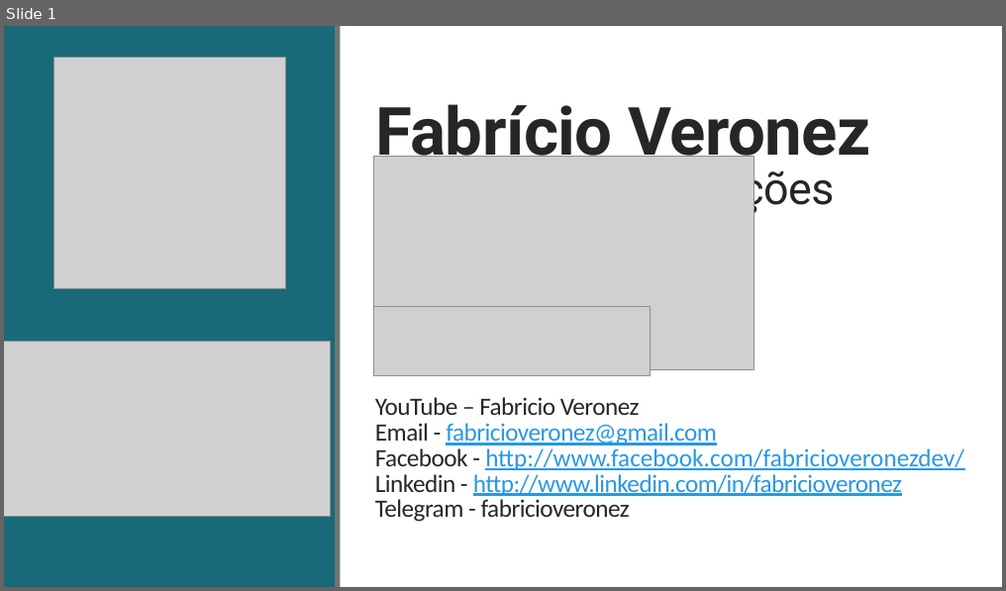
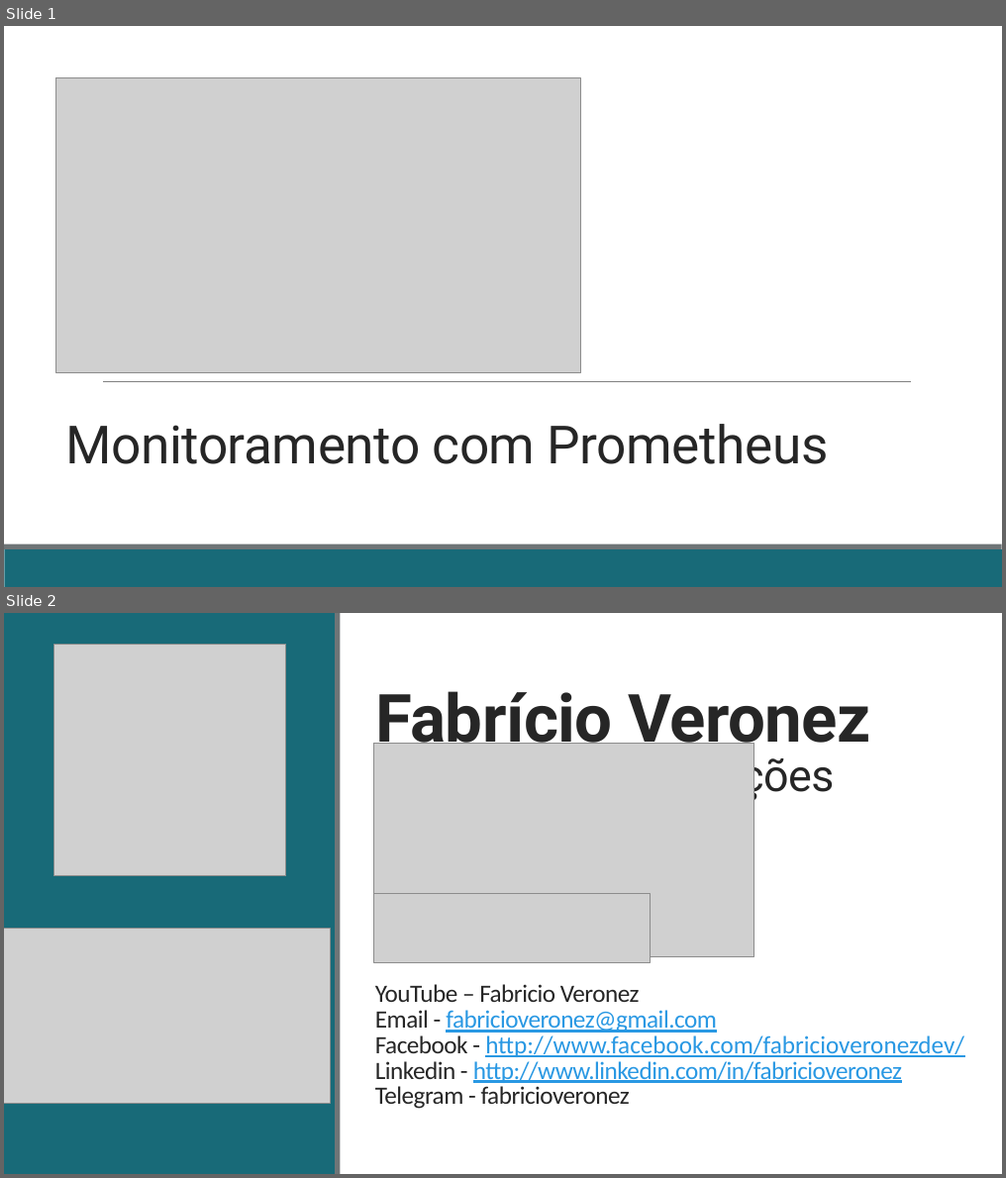
Before and after one commit to fabricioveronez/ApresentacaoPrometheus, a slide deck: docs/Prometheus.pptx. Shown one above the other, each under a label of ours: slide 1 before the commit, slides 1 and 2 after it. The pictures are 1006x591 and 1006x1178 pixels, drawn with LibreOffice and Linux fonts; fonts in the diff are those of the drawing; grey boxes stand for pictures. Boxes give left, top, right and bottom in pixels: in the first picture for what was removed or moved away, otherwise in the second. Text is boxed around its words. In the diff, an @@ line names an element or a change of style, - is before the commit and + after.

Commit message:
Slide

```diff
--- a/docs/Prometheus.pptx
+++ b/docs/Prometheus.pptx
@@ slide 1 added at (4, 26, 1002, 587), background #FFFFFF @@
@@ picture added at (55, 78, 580, 374) @@
@@ line added from (103, 381) to (911, 381), #808080 0.5 pt @@
@@ title added at (66, 424, 829, 465), 38 pt, text #262626 @@
+Monitoramento com Prometheus
@@ rectangle added at (4, 550, 1002, 587), fill #186A78 @@
@@ rectangle added at (4, 545, 1002, 550), fill #6F7577 @@
@@ what was slide 1 is now slide 2 @@
```
Also in this commit, not shown: 1 slide removed.
